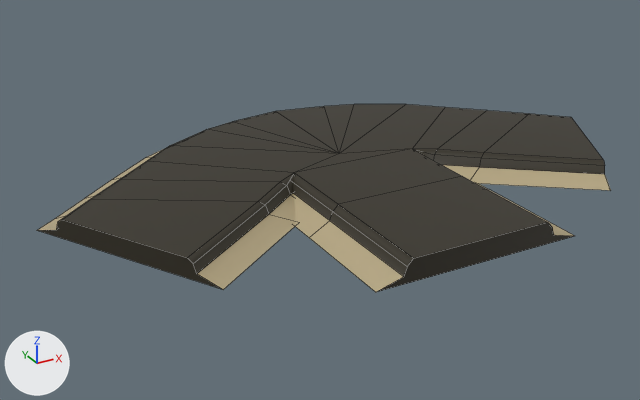
What one commit did to the FBX model Assets/Art/Models/Road Tiles/Road_DoubleCorner.fbx.
Rendered twice from a camera (50 mm lens) standing at (-0.626, -1.169, 0.498) and looking at (-0.051, -0.124, -0.024). Arrows for +X, +Y and +Z are at lower left; the lights stay in place. Mesh edges are drawn as thin lines. Where no turn or scale is listed for an object, it has been applied to the vertices.

In view in the first picture: 'Road_DoubleCorner'.
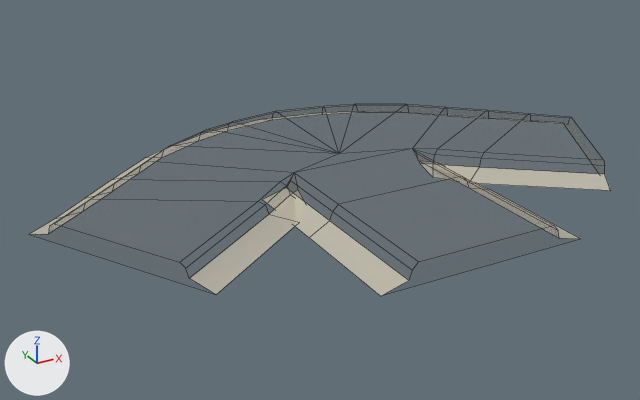
Pixel boxes [x1, y1, x2, y2] of what changed, in the pictures (640 x 400 px; the box of a moved part takes in the faces that stretch with it):
```json
{"object": "Road_DoubleCorner", "change": "surface changed, recoloured, reshaped", "before": [37, 104, 611, 292], "after": [30, 111, 611, 296], "on screen": "beige to grey"}
{"part": 1, "of": "me_cylinder_396", "change": "moved or reshaped", "before": [310, 176, 574, 292], "after": [310, 188, 580, 296]}
{"part": 2, "of": "me_cylinder_396", "change": "moved or reshaped", "before": [37, 199, 295, 290], "after": [30, 211, 295, 294]}
```

Scene script edits in JSON lines:
```json
{"op": "set", "path": "img_road00_noline_png", "old": "load_image('Road00_NoLine.png', '../../Textures/Road00_NoLine.png', 1024, 1024, 'sRGB')", "new": "load_image('Road00_NoLine.png', '../../Textures/Road00_NoLine.png', 1024, 1024, 'Non-Color')"}
{"op": "add", "block": "mat_road_018", "code": ["mat_road_018 = bpy.data.materials.new('Road.018')", "# uses the picture img_road00_noline_png"]}
{"block": "me_cylinder_396", "where": "me_cylinder_396.from_pydata(...)  # 111 vertices, 92 faces; spans x -0.448..0.451, y -0.432..0.184, z 0.001..0.033"}
{"block": "me_cylinder_396", "where": "# used by ob_road_doublecorner; location = (0.0, 0.0, 0.0)"}
{"block": "me_cylinder_396", "where": "# before: 0 (0.151, -0.432, 0.001) at pixel (575, 236), 1 (-0.108, -0.432, 0.024) at pixel (407, 266), 62 (-0.149, -0.432, 0.001) at pixel (375, 292), 63 (-0.112, -0.432, 0.011) at pixel (403, 276), 64 (-0.099, -0.432, 0.032) at pixel (413, 258)"}
{"block": "me_cylinder_396", "where": "# before: 65 (0.101, -0.432, 0.032) at pixel (547, 222), 66 (0.113, -0.432, 0.011) at pixel (553, 235), 67 (0.109, -0.432, 0.024) at pixel (552, 227)"}
{"block": "me_cylinder_396", "where": "# before: 68 (-0.448, -0.084, 0.001) at pixel (36, 230), 69 (-0.298, -0.344, 0.001) at pixel (223, 289), 70 (-0.429, -0.117, 0.011) at pixel (56, 229), 71 (-0.423, -0.127, 0.028) at pixel (62, 219), 72 (-0.427, -0.12, 0.024) at pixel (57, 221)"}
{"block": "me_cylinder_396", "where": "# before: 73 (-0.323, -0.301, 0.028) at pixel (187, 257), 74 (-0.316, -0.312, 0.011) at pixel (196, 273), 75 (-0.318, -0.308, 0.024) at pixel (193, 263)"}
{"op": "remove", "block": "me_cylinder_396", "code": "me_cylinder_396.materials.append(mat_road_001)  # picture img_road00_noline_png"}
{"block": "me_cylinder_396", "change": "me_cylinder_396 part 1"}
{"op": "add", "block": "me_cylinder_396", "code": "for i in [0, 1, *range(62, 68)]: me_cylinder_396.vertices[i].co += Vector((0.0, -0.01, 0.0))"}
{"block": "me_cylinder_396", "change": "me_cylinder_396 part 2"}
{"op": "add", "block": "me_cylinder_396", "code": "for i in [*range(68, 76)]: me_cylinder_396.vertices[i].co += Vector((-0.011, -0.007, 0.0))"}
{"op": "add", "block": "me_cylinder_396", "code": "me_cylinder_396.materials.append(mat_road_018)"}
```
